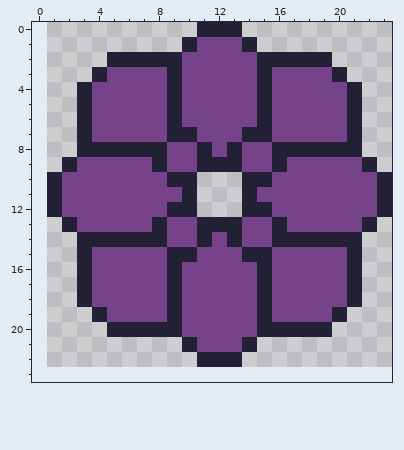
A pixel-art sprite gets an edit: res/skull/flower/1.png. The picture above was drawn from the file before the commit.
The file is 23x23 pixels. The old version is drawn lined up with the new one, on the new canvas.
After:
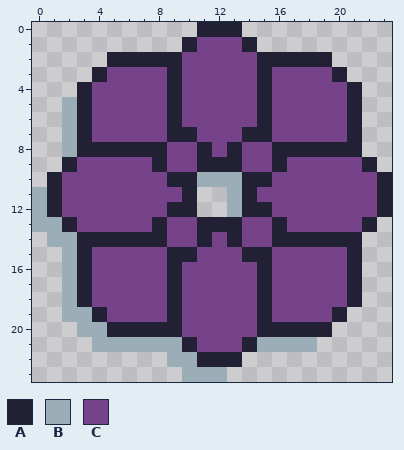
Palette (. is transparent): A #222034  B #9badb7  C #76428a
The edit:
canvas 23x23 -> 24x24, the old top-left corner now at 1,0
y 5..8: x 2 . -> B
y 10: x 11..13 ... -> BBB
y 11..12: x 0 . -> B; x 13 . -> B
y 13: x 0..1 .. -> BB
y 14: x 1..2 .. -> BB
y 15..18: x 2 . -> B
y 19: x 2..3 .. -> BB
y 20: x 3..4 .. -> BB
y 21: x 4..9 ...... -> BBBBBB; x 15..18 .... -> BBBB
y 22: x 9..10 .. -> BB
y 23: x 10..12 ... -> BBB
Changed places in both pictures, as pixel boxes (x1, y1, x2, y2):
added: (32, 97, 317, 382)
